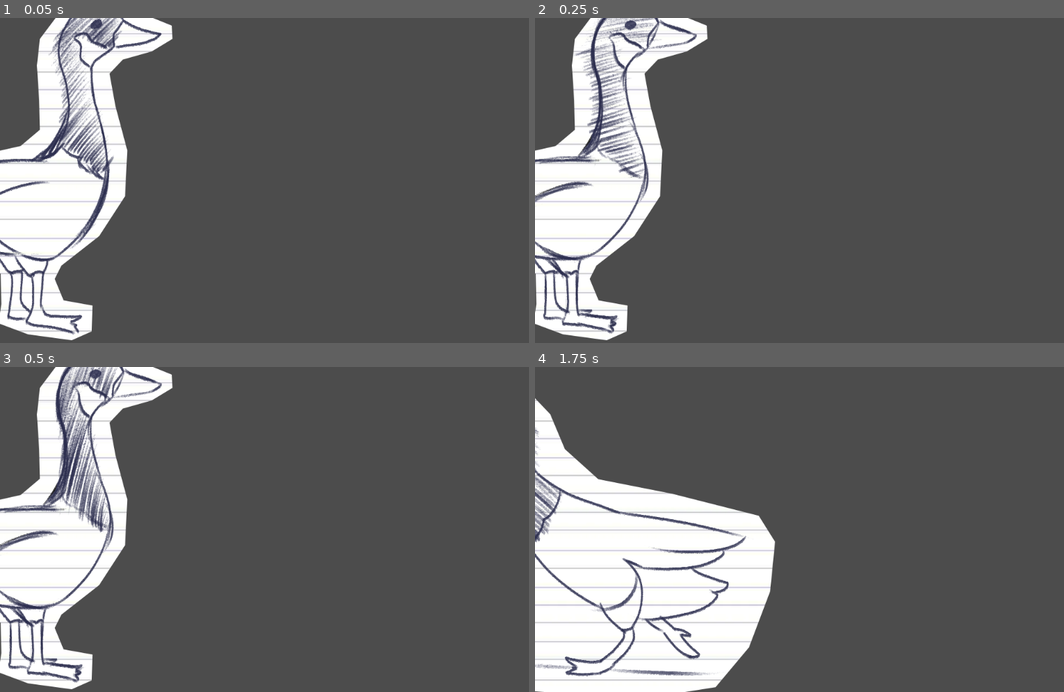
Above: before the commit, frames 1-4 (two rows, left to right).
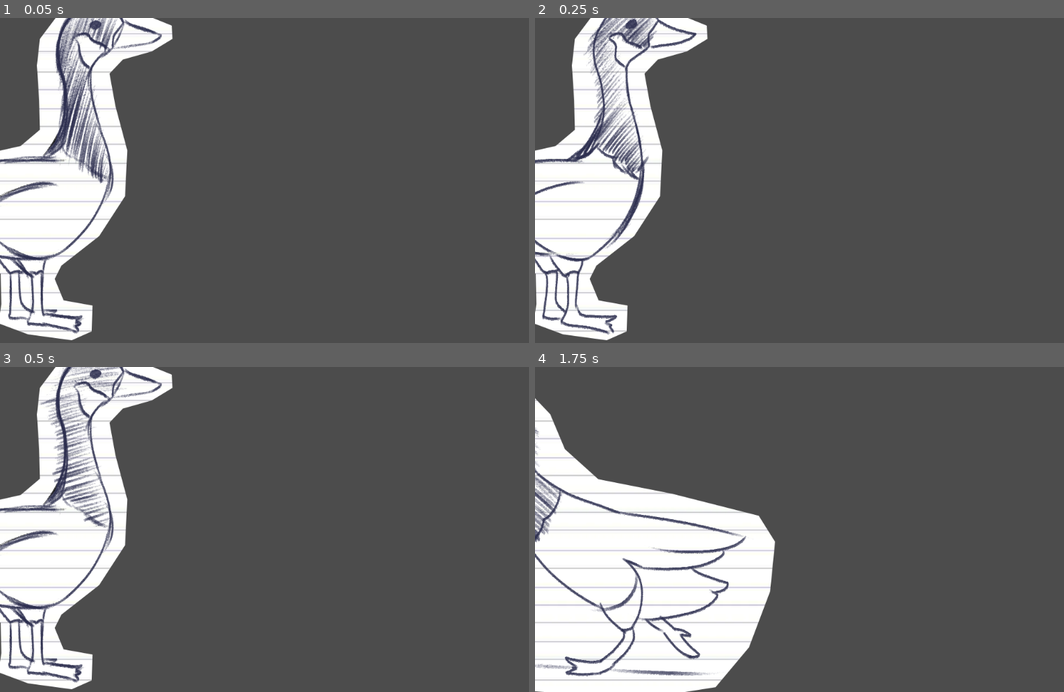
Above: after the commit, the same moments.

Repository: blacheo/Game-Jam-Fall-2022
Game: Godot game, scene res://Player.tscn
Same seed, same stepped clock (60 frames per second), same inputs: the game is played once before the commit and once after it.
Inputs:
- Up to frame 1 (0.05 s): no input
- Up to frame 2 (0.25 s): no input
- Up to frame 3 (0.5 s): no input
- Up to frame 4 (1.75 s): hold D (move_right) 0.53-1.28 s; hold A (move_left) from 1.28 s (still down)

The runs differ from the first frame. In frame 1, 4.8% of the frame differs, in the area x 0-31%, y 0-98%; in frame 2, 4.8%; in frame 3, 2.3%; in frame 4, nothing differs.

Commit message:
updated Player.tscn

Diff:
--- a/Player.tscn
+++ b/Player.tscn
@@ -40,7 +40,7 @@
 [node name="AnimatedSprite" type="AnimatedSprite" parent="."]
 frames = SubResource( 1 )
 animation = "idle"
-frame = 2
+frame = 1
 playing = true
 
 [node name="CollisionPolygon2D" type="CollisionPolygon2D" parent="."]
